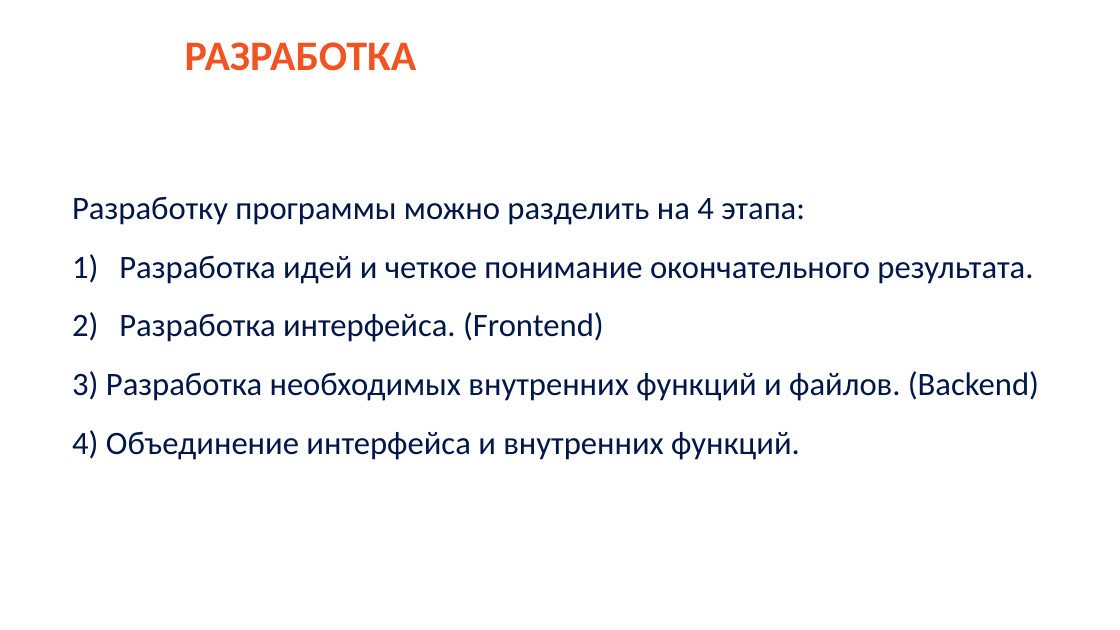
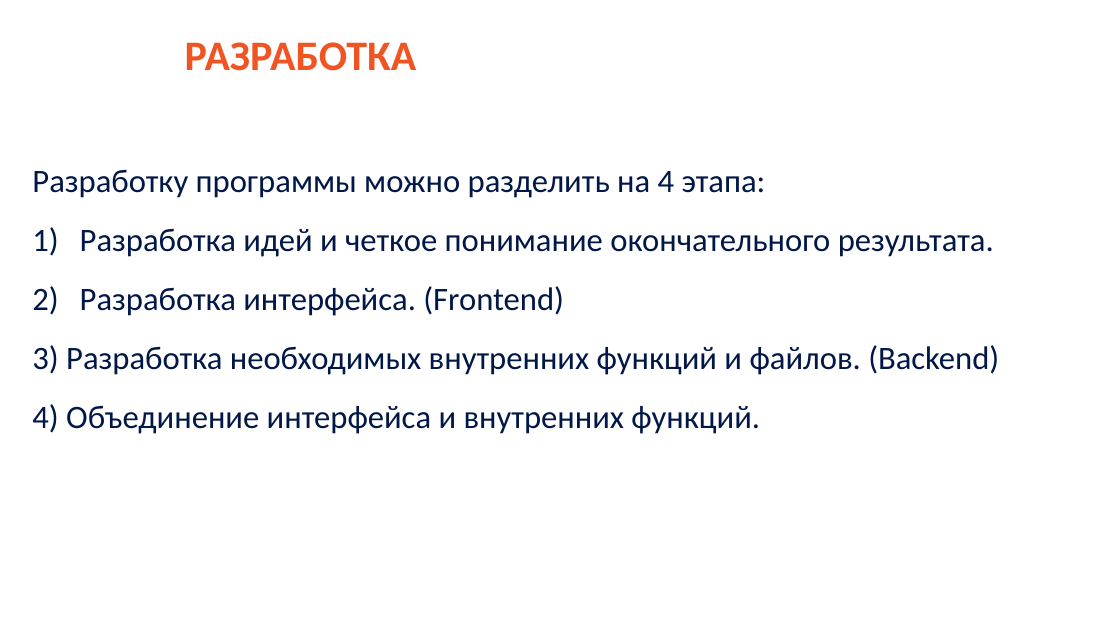
Before and after one commit to saaasssska/helper_by_school, a slide deck: slide 7 of Documentation/проект.pptx. Drawn at 1120x630 pixels with LibreOffice and Linux fonts; fonts in the diff are those of the drawing; background and template pictures are left out. Boxes give left, top, right and bottom in pixels: in the first picture for what was removed or moved away, otherwise in the second. Text is boxed around its words. In the diff, an @@ line names an element or a change of style, - is before the commit and + after.

```diff
--- a/Documentation/проект.pptx
+++ b/Documentation/проект.pptx
@@ text "Разработку программы можно разделить на ..." moved from (x1=72, y1=196, x2=1039, y2=460) to (x1=32, y1=169, x2=999, y2=434) @@
```
Also in this commit, not shown: 5 other slides changed, 14 other files.
